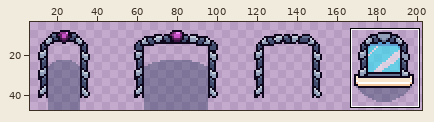
Pixel-art file: Assets/tiles/Doorways.ase. The first picture is a wide view before the edit; the outline marks the close-up.
Close-up. Before the commit:
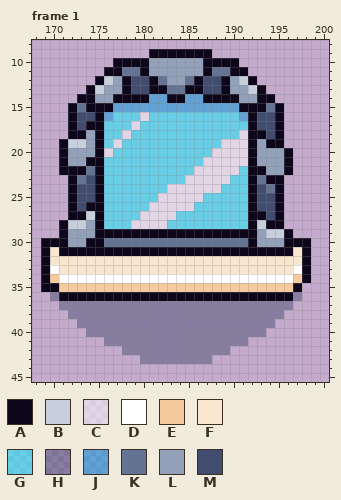
208x48 pixels, 2 frames. Shown: frame 1: x 168..200, y 8..45. The wide view leaves out empty margins.
Visible layers, top first: "Frame", "Windows" opacity 50%, "Shadow" opacity 31%.
Palette (. is transparent): A #0e071b  B #c7cfdd  C #ffffff80  D #ffffff  E #f6ca9f  F #f9e6cf  G #0cf1ff80  H #03193f50  J #0098dc80  K #657392  L #92a1b9  M #424c6e
Pixels before, frame 1, first column x 169:
 9 ............AAAAAAA...........
10 ........AAAALLLLLLAAAA........
11 .......AAKKALLLLLLAKKAA.......
12 ......ABLAMMAKLLKAMMALBA......
13 .....ABLLAMMAAKKAAMMALLBA.....
14 ....AALLAAAAJJAAJJAAAALLAA....
15 ...AKAAAJJJJJJJJJJJJJJAAAKA...
16 ...AMMAJGGGCGGGGGGGGGGJAMMA...
17 ...AMAAGGGCGGGGGGGGGGGGAMMA...
18 ...AALAGGCGGGGGGGGGGGGCAAMA...
19 ..ABBLAGCGGGGGGGGGGGCCCALAA...
20 ..ALLLACGGGGGGGGGGGCCCCALLLA..
21 ..ALLAAGGGGGGGGGGGCCCCCALLLA..
22 ..AAAKAGGGGGGGGGGCCCCCGAALLA..
23 ...AKMAGGGGGGGGGCCCCCGGAKAA...
24 ...AMMAGGGGGGGCCCCCCGGGAMKA...
25 ...AMMAGGGGGGCCCCCGGGGGAMMA...
26 ...AMAAGGGGGCCCCCGGGGGGAMMA...
27 ...AABAGGGGCCCCGGGGGGGGAAMA...
28 ..ABBLAGGGCCCCGGGGGGGGGABAA...
29 ..ALLLAAAAAAAAAAAAAAAAAALBBA..
30 AAALLAAKKKKKKKKKKKKKKKKALLLAAA
31 AFAAAAAAAAAAAAAAAAAAAAAAAAAAFA
32 AFFFFFFFFFFFFFFFFFFFFFFFFFFFFA
33 ADFFFFFFFFFFFFFFFFFFFFFFFFFFDA
34 AEDDDDDDDDDDDDDDDDDDDDDDDDDDEA
35 AAEEEEEEEEEEEEEEEEEEEEEEEEEEA.
36 .HAAAAAAAAAAAAAAAAAAAAAAAAAAH.
37 ..HHHHHHHHHHHHHHHHHHHHHHHHHH..
38 ...HHHHHHHHHHHHHHHHHHHHHHHH...
39 ....HHHHHHHHHHHHHHHHHHHHHH....
40 .....HHHHHHHHHHHHHHHHHHHH.....
41 .......HHHHHHHHHHHHHHHH.......
42 .........HHHHHHHHHHHH.........
43 ...........HHHHHHHH...........
The same view after the edit:
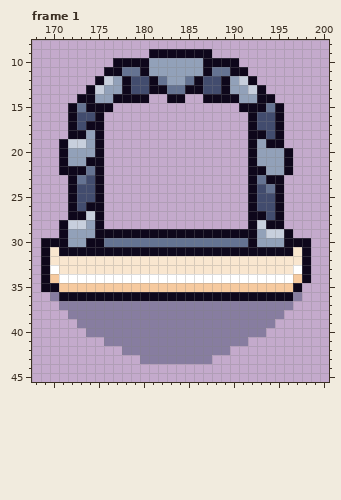
Edits made:
layer "Windows" now hidden
Frame 1:
The edit erases colour C in row 16 at x 180; in row 17 at x 179; in row 18 at x 178 and 191; in row 19 at x 177 and 189 to 191; in row 20 at x 176 and 188 to 191; in row 21 at x 187 to 191.
The edit erases colour C in row 22 at x 186 to 190; in row 23 at x 185 to 189; in row 24 at x 183 to 188; in row 25 at x 182 to 186; in row 26 at x 181 to 185; in row 27 at x 180 to 183.
The edit erases colour C in row 28 at x 179 to 182.
The edit erases colour G in row 16 at x 177 to 179 and 181 to 190; in row 17 at x 176 to 178 and 180 to 191; in row 18 at x 176 to 177 and 179 to 190; in row 19 at x 176 and 178 to 188; in row 20 at x 177 to 187; in row 21 at x 176 to 186.
The edit erases colour G in row 22 at x 176 to 185 and 191; in row 23 at x 176 to 184 and 190 to 191; in row 24 at x 176 to 182 and 189 to 191; in row 25 at x 176 to 181 and 187 to 191; in row 26 at x 176 to 180 and 186 to 191; in row 27 at x 176 to 179 and 184 to 191.
The edit erases colour G in row 28 at x 176 to 178 and 183 to 191.
The edit erases colour J in row 14 at x 181 to 182 and 185 to 186; in row 15 at x 177 to 190; in row 16 at x 176 and 191.
Boxes around the changes in both close-ups, in picture pixels (x1, y1, x2, y2):
erased: (104, 94, 248, 229)
